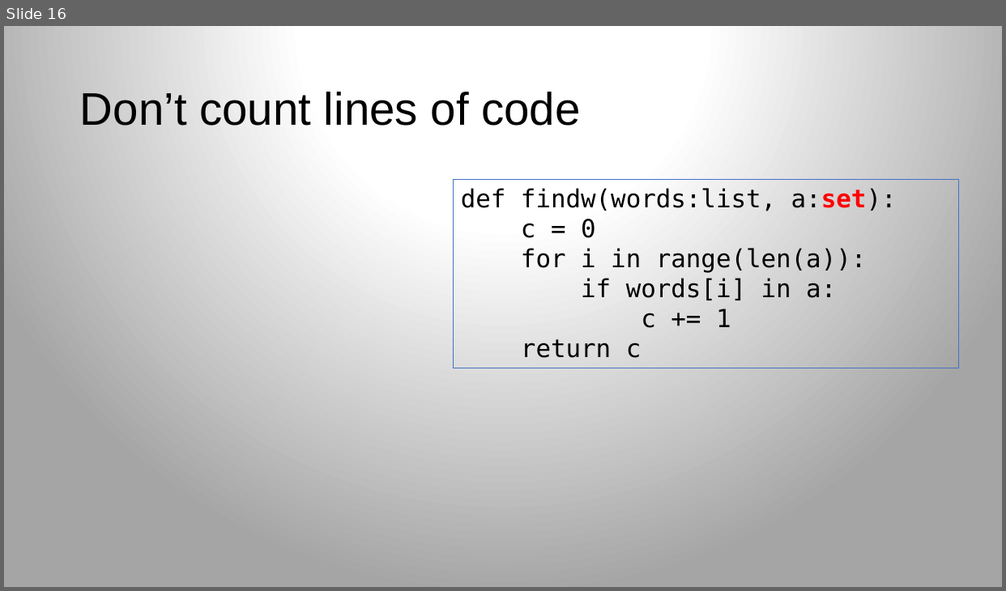
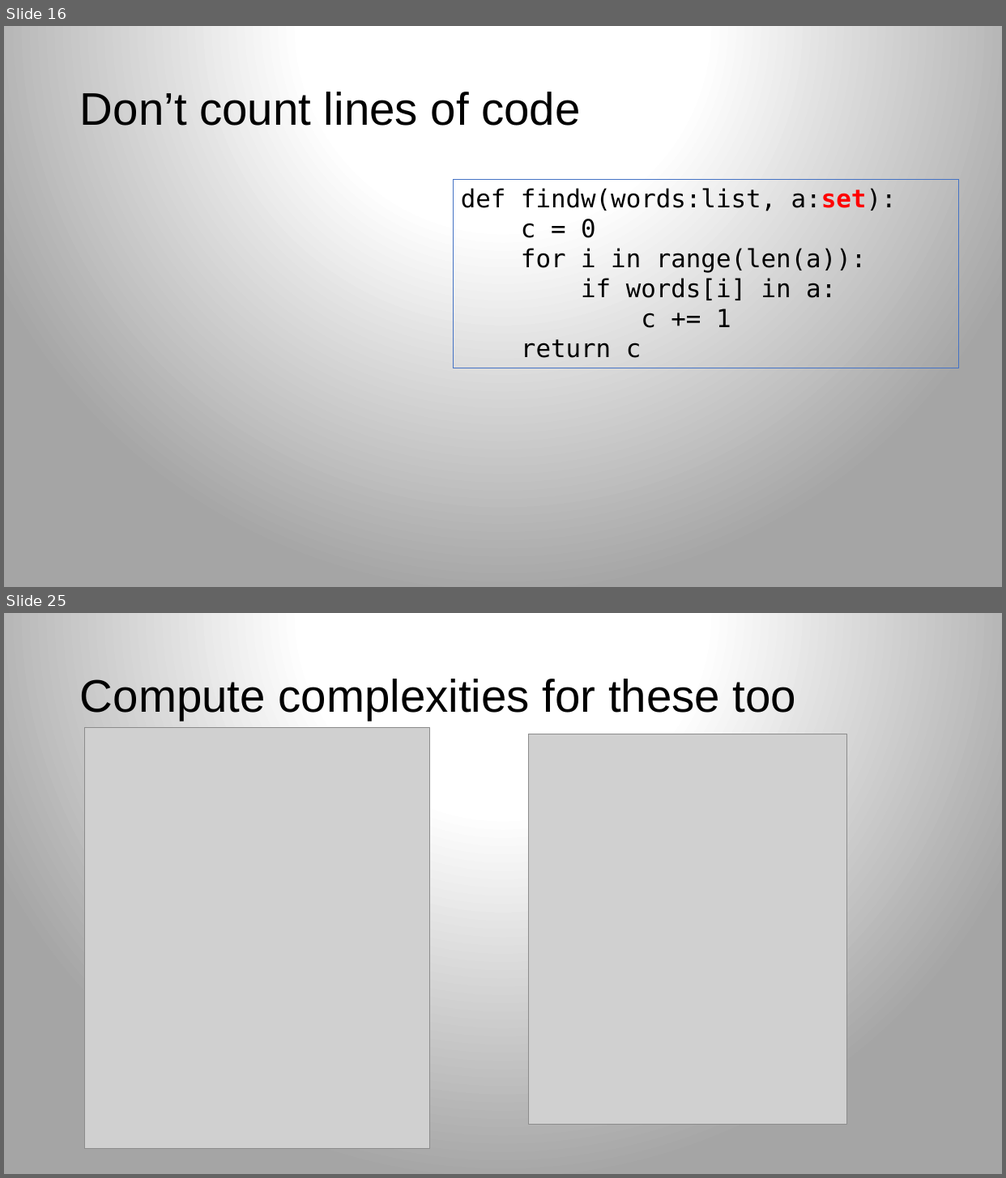
Before and after one commit to parrt/msds689, a slide deck: notes/complexity.pptx. Shown one above the other, each under a label of ours: slide 16 before the commit, slides 16 and 25 after it; the slides between them are not shown. The pictures are 1006x591 and 1006x1178 pixels, drawn with LibreOffice and Linux fonts; fonts in the diff are those of the drawing; grey boxes stand for pictures; background and template pictures are left out. Boxes give left, top, right and bottom in pixels: in the first picture for what was removed or moved away, otherwise in the second. Text is boxed around its words. In the diff, an @@ line names an element or a change of style, - is before the commit and + after.

```diff
--- a/notes/complexity.pptx
+++ b/notes/complexity.pptx
@@ slide 25 added at (x1=4, y1=613, x2=1002, y2=1174), background gradient #FFFFFF to #A5A5A5 @@
@@ title added at (x1=80, y1=679, x2=796, y2=720), 44 pt, text #000000 @@
+Compute complexities for these too
@@ picture added at (x1=85, y1=727, x2=430, y2=1148) @@
@@ picture added at (x1=528, y1=734, x2=846, y2=1124) @@
```
Also in this commit, not shown: 5 slides changed, 5 other slides added, 3 other files.
